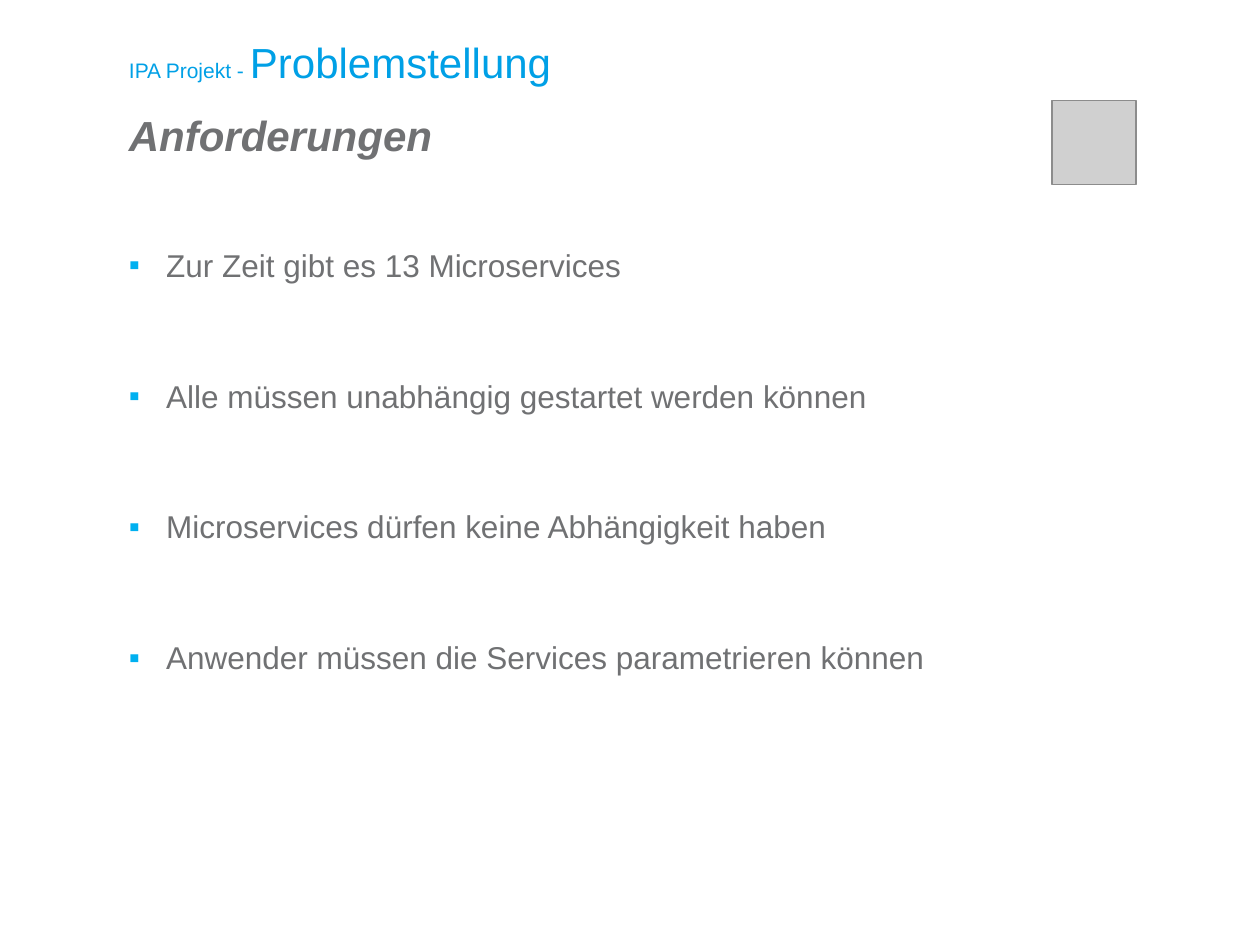
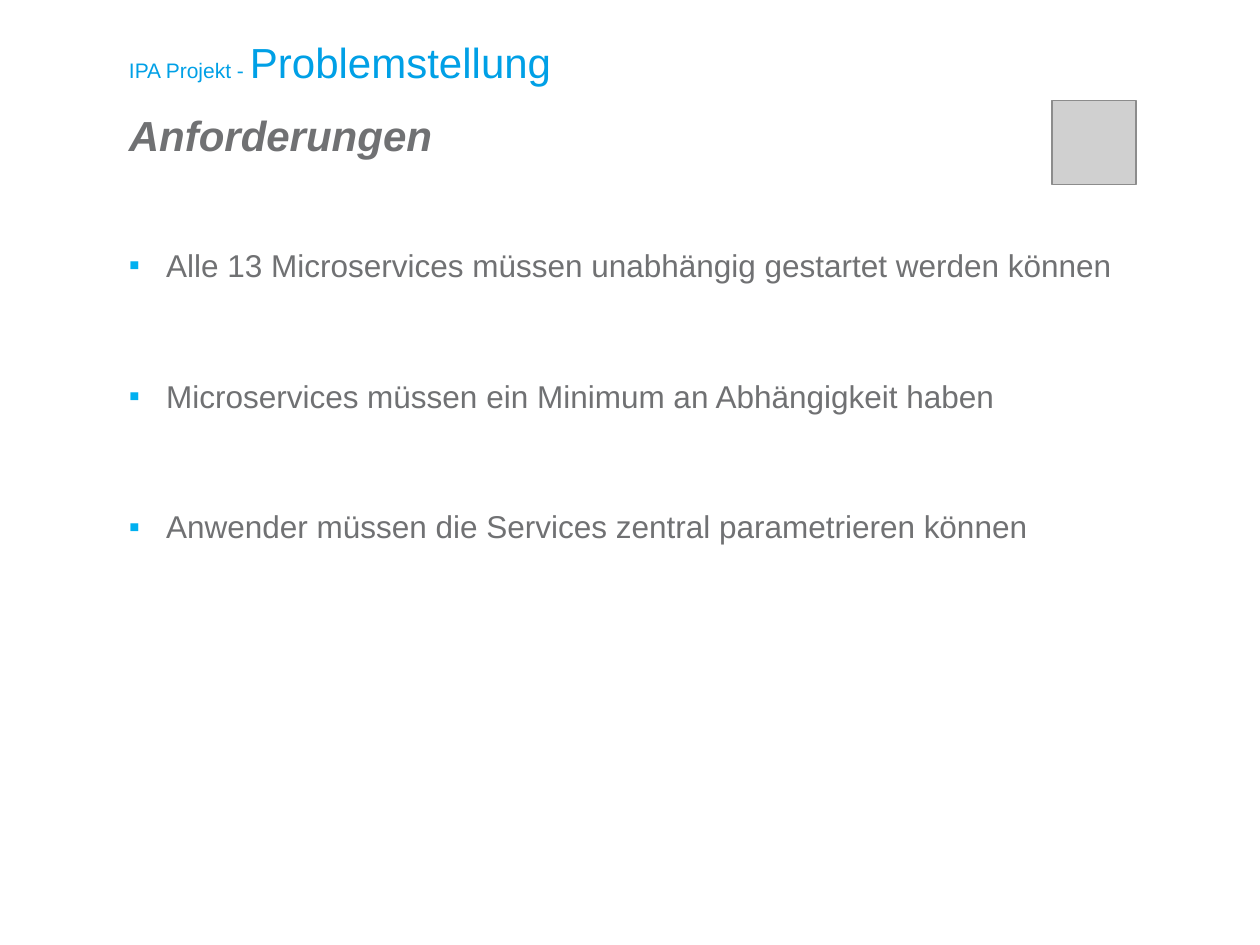
Before and after one commit to kre-cmi/IPA-KRE, a slide deck: slide 9 of doc/Zentralisierte Parameterverwaltung Präsentation.pptx (slide 10 before the commit). Drawn at 1260x945 pixels with LibreOffice and Linux fonts; fonts in the diff are those of the drawing; grey boxes stand for pictures; background and template pictures are left out. Boxes give left, top, right and bottom in pixels: in the first picture for what was removed or moved away, otherwise in the second. Text is boxed around its words. In the diff, an @@ line names an element or a change of style, - is before the commit and + after.

Commit message:
Presentation final

```diff
--- a/doc/Zentralisierte Parameterverwaltung Präsentation.pptx
+++ b/doc/Zentralisierte Parameterverwaltung Präsentation.pptx
@@ text at box(166, 254, 1111, 544): text changed @@
-▪ Zur Zeit gibt es 13 Microservices
-▪ Alle müssen unabhängig gestartet werden können
-▪ Microservices dürfen keine Abhängigkeit haben
-▪ Anwender müssen die Services parametrieren können
+▪ Alle 13 Microservices müssen unabhängig gestartet werden können
+▪ Microservices müssen ein Minimum an Abhängigkeit haben
+▪ Anwender müssen die Services zentral parametrieren können
```
Also in this commit, not shown: 9 other slides changed, 1 slide removed, 1 other file.
